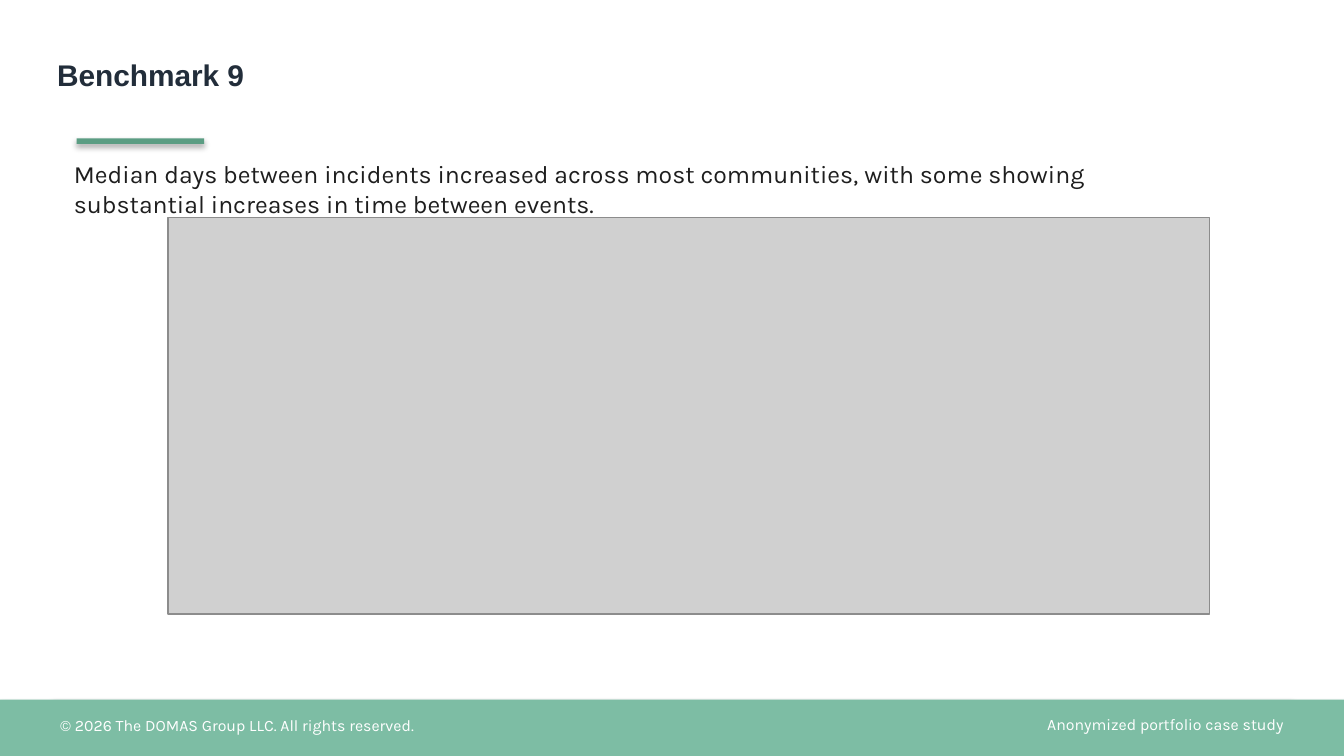
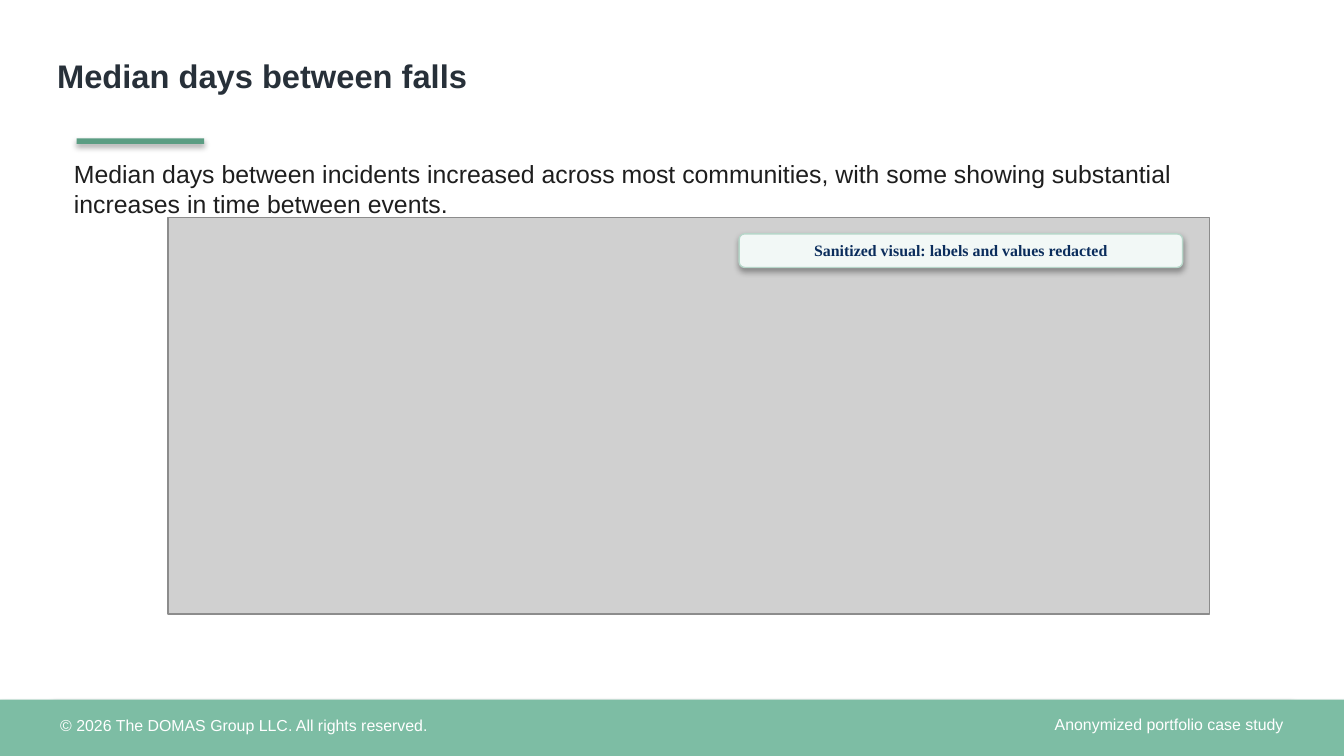
Before and after one commit to TheDOMASGroupLLC/healthcare-operations-benchmarking, a slide deck: slide 12 of case-study/Healthcare_Operations_Benchmarking_Case_Study.pptx (slide 14 before the commit). Drawn at 1344x756 pixels with LibreOffice and Linux fonts; fonts in the diff are those of the drawing; grey boxes stand for pictures. Boxes give left, top, right and bottom in pixels: in the first picture for what was removed or moved away, otherwise in the second. Text is boxed around its words. In the diff, an @@ line names an element or a change of style, - is before the commit and + after.

```diff
--- a/case-study/Healthcare_Operations_Benchmarking_Case_Study.pptx
+++ b/case-study/Healthcare_Operations_Benchmarking_Case_Study.pptx
@@ title at (x1=57, y1=64, x2=467, y2=94): text changed; size 16 to 17.5 pt; text colour #222D3A to #273039 @@
-Benchmark 9
+Median days between falls
@@ font Karla to Arial in 3 elements at (x1=76, y1=719, x2=427, y2=734), (x1=1055, y1=718, x2=1283, y2=733), (x1=74, y1=165, x2=1171, y2=219) @@
@@ rounded rectangle added at (x1=739, y1=234, x2=1183, y2=267), fill #F2F8F6, outline #B7D6C9 0.75 pt, 8.5 pt, text #0B2D5C, bold @@
+Sanitized visual: labels and values redacted
```
Also in this commit, not shown: 14 other slides changed, 2 slides removed, 2 other files.
